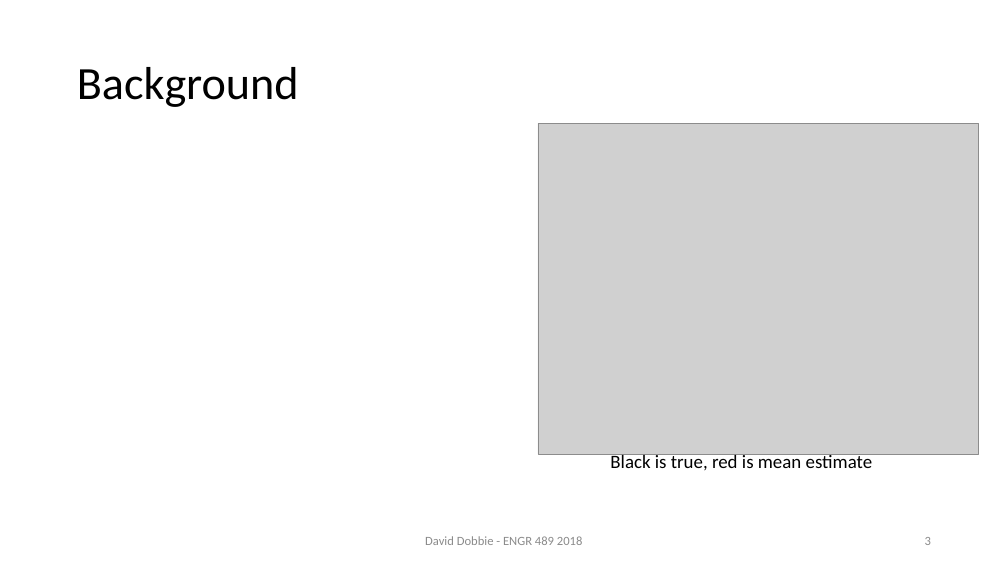
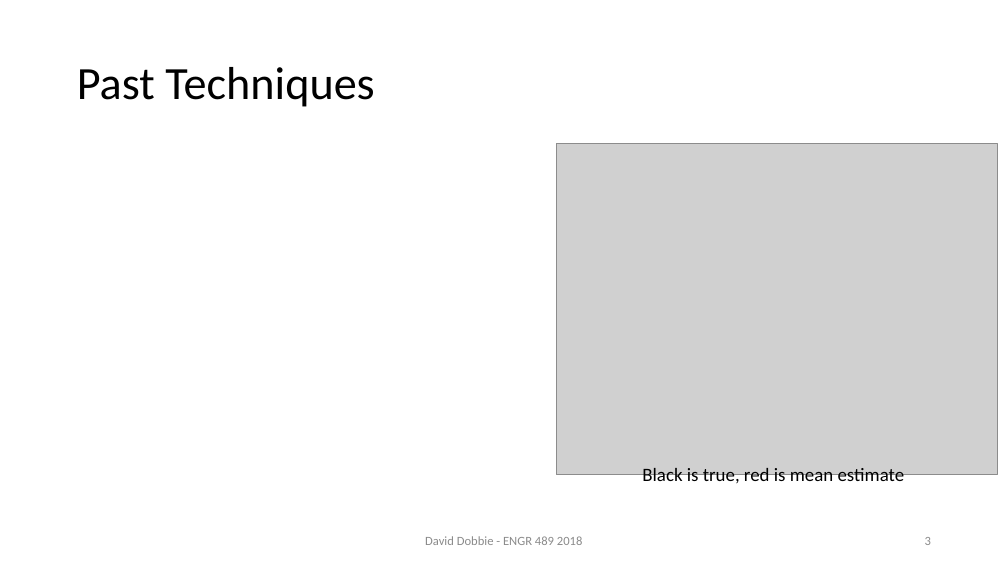
Before and after one commit to daviddobbie/engr489, a slide deck: slide 3 of presentations/prelimPresentation.pptx. Drawn at 1008x567 pixels with LibreOffice and Linux fonts; fonts in the diff are those of the drawing; grey boxes stand for pictures. Boxes give left, top, right and bottom in pixels: in the first picture for what was removed or moved away, otherwise in the second. Text is boxed around its words. In the diff, an @@ line names an element or a change of style, - is before the commit and + after.

Commit message:
Added error bars to prior in cross valdation, uniform covariance. Added readmes to each Bayesian technique

```diff
--- a/presentations/prelimPresentation.pptx
+++ b/presentations/prelimPresentation.pptx
@@ title at [77, 67, 374, 107]: text changed @@
-Background
+Past Techniques
@@ picture: place and size @@
-picture at [538, 123, 979, 454]
+picture at [557, 144, 997, 474]
@@ text "Black is true, red is ...": place and size @@
-text "Black is true, red is ..." at [610, 452, 873, 470]
+text "Black is true, red is ..." at [642, 468, 905, 487]
```
Also in this commit, not shown: 1 other slide changed, 1 slide added, 6 other files.
